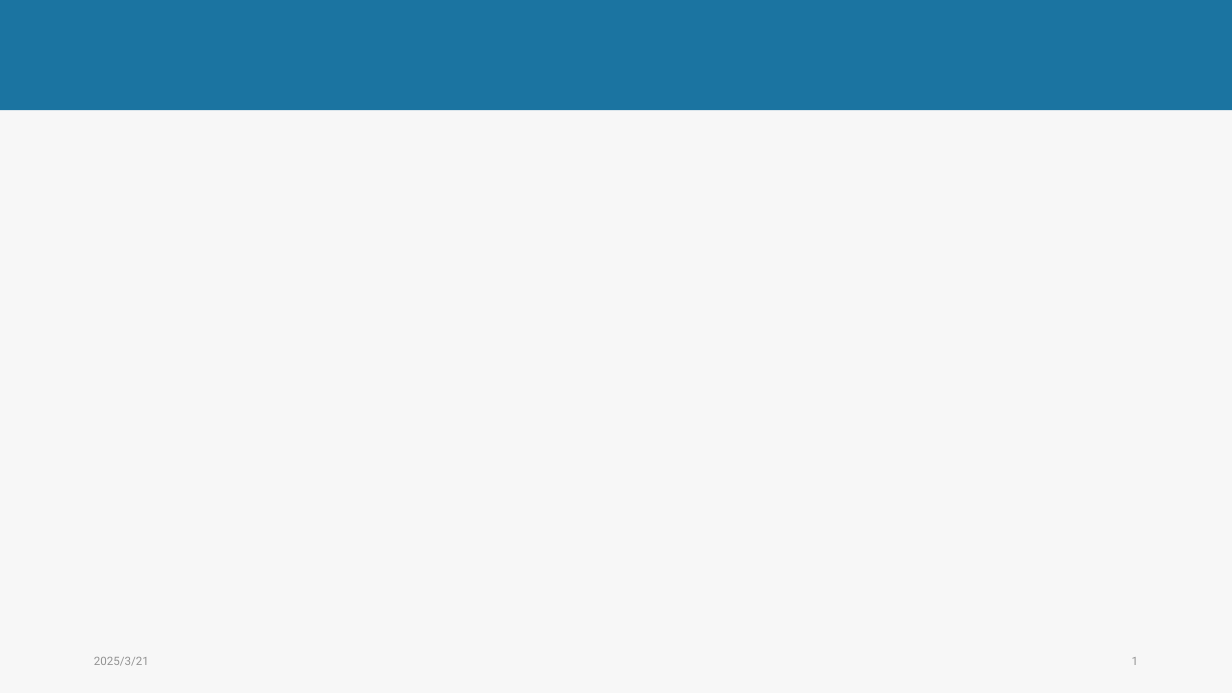
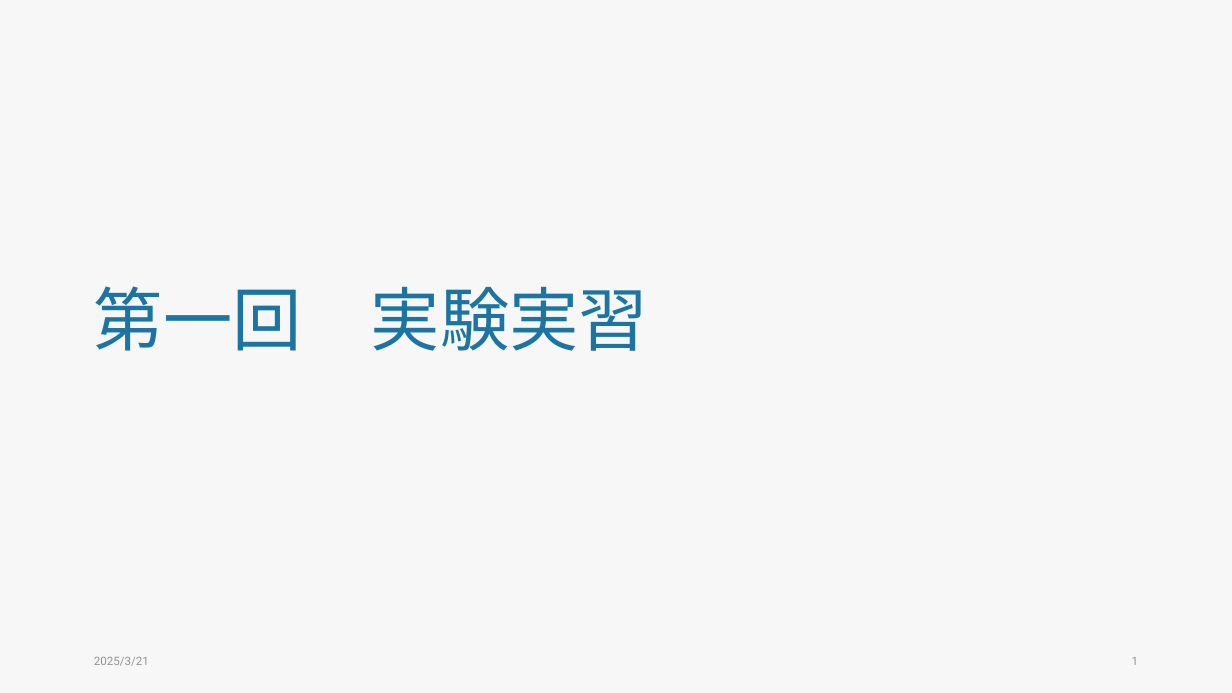
Before and after one commit to ryu-thakahashi/exp-psych-programs-25S, a slide deck: slide 1 of docs/lec_pptx/01_lec.pptm. Drawn at 1232x693 pixels with LibreOffice and Linux fonts; fonts in the diff are those of the drawing. Boxes give left, top, right and bottom in pixels: in the first picture for what was removed or moved away, otherwise in the second. Text is boxed around its words. In the diff, an @@ line names an element or a change of style, - is before the commit and + after.

Commit message:
add 01 の実験の説明に関するアウトラインを追加

```diff
--- a/docs/lec_pptx/01_lec.pptm
+++ b/docs/lec_pptx/01_lec.pptm
@@ rectangle removed at box(0, 0, 1232, 110) @@
@@ title added at box(94, 286, 648, 351), 54 pt, text #1B74A1 @@
+第一回 実験実習
```
Also in this commit, not shown: 8 slides added, 1 other file.
